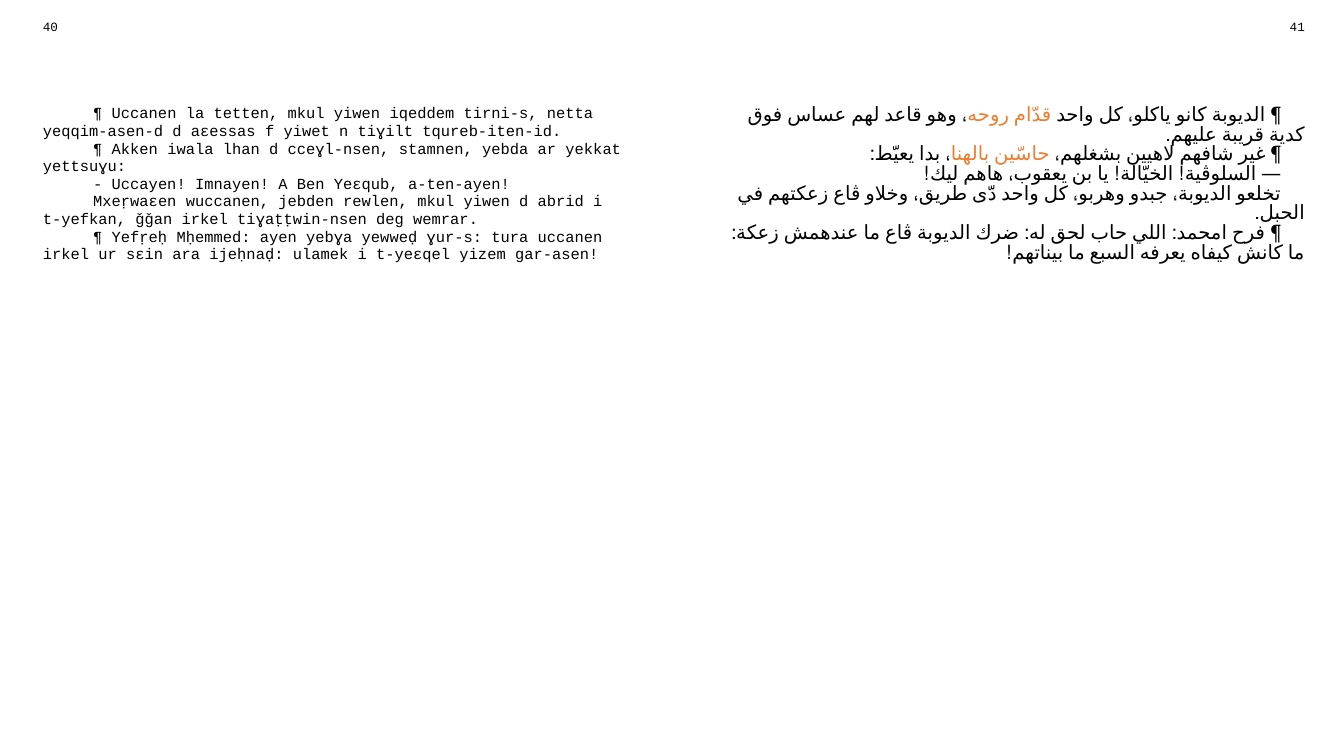
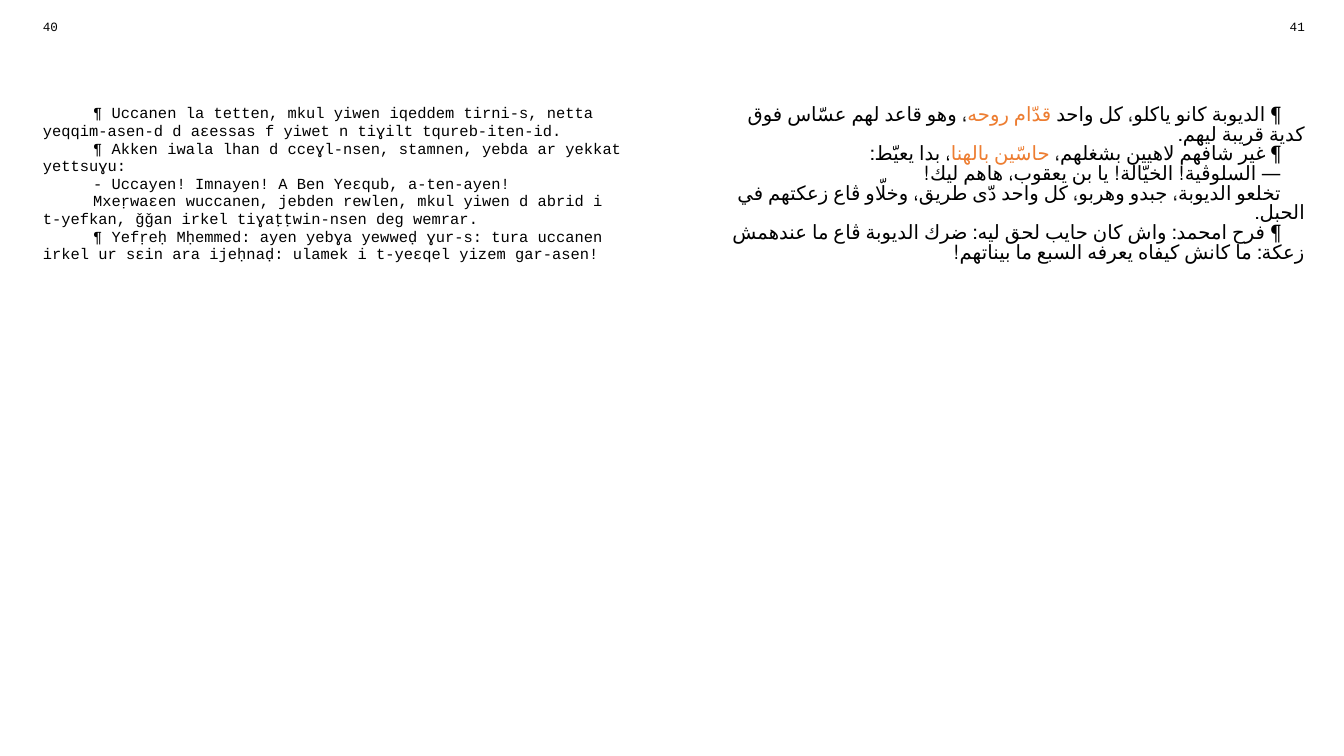
Before and after one commit to sferhah/tamacahut_n_wuccen, a slide deck: slide 16 of Uccen.ConsoleApp/Resources/pptx/uccen.arq.pptx. Drawn at 1344x756 pixels with LibreOffice and Linux fonts; fonts in the diff are those of the drawing. Boxes give left, top, right and bottom in pixels: in the first picture for what was removed or moved away, otherwise in the second. Text is boxed around its words. In the diff, an @@ line names an element or a change of style, - is before the commit and + after.

```diff
--- a/Uccen.ConsoleApp/Resources/pptx/uccen.arq.pptx
+++ b/Uccen.ConsoleApp/Resources/pptx/uccen.arq.pptx
@@ table at box(32, 16, 1315, 729) @@
-row 3, column 3: ¶ الديوبة كانو ياكلو، كل واحد قدّام روحه، وهو قاعد لهم عساس فوق كدية قريبة عليهم. / ¶ غير شافهم لاهيين بشغلهم، حاسّين بالهنا، بدا يعيّط: / — السلوڨية! الخيّالة! يا بن يعقوب، هاهم ليك! / تخلعو الديوبة، جبدو وهربو، كل واحد دّى طريق، وخلاو ڨاع زعكتهم في الحبل. / ¶ فرح امحمد: اللي حاب لحق له: ضرك الديوبة ڨاع ما عندهمش زعكة: ما كانش كيفاه يعرفه السبع ما بيناتهم!
+row 3, column 3: ¶ الديوبة كانو ياكلو، كل واحد قدّام روحه، وهو قاعد لهم عسّاس فوق كدية قريبة ليهم. / ¶ غير شافهم لاهيين بشغلهم، حاسّين بالهنا، بدا يعيّط: / — السلوڨية! الخيّالة! يا بن يعقوب، هاهم ليك! / تخلعو الديوبة، جبدو وهربو، كل واحد دّى طريق، وخلّاو ڨاع زعكتهم في الحبل. / ¶ فرح امحمد: واش كان حايب لحق ليه: ضرك الديوبة ڨاع ما عندهمش زعكة: ما كانش كيفاه يعرفه السبع ما بيناتهم!
```
Also in this commit, not shown: 1 other slide changed, 1 other file.
